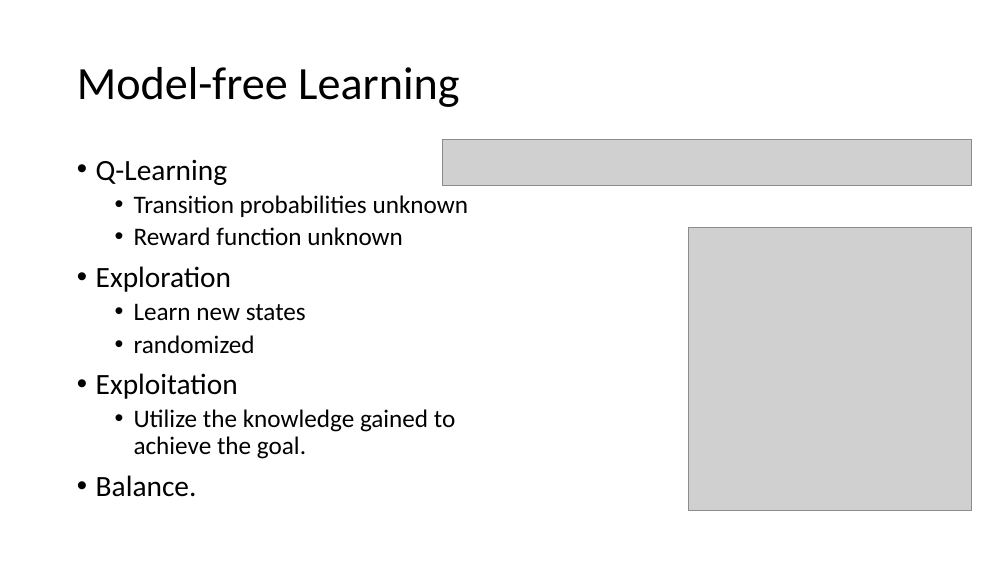
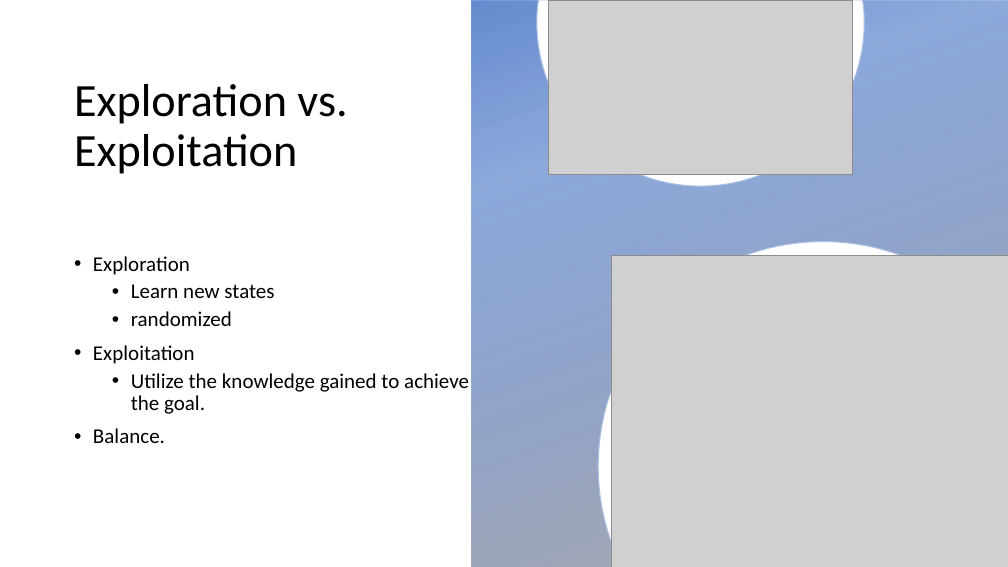
Before and after one commit to ameet123/rl_demo, a slide deck: slide 17 of RL.pptx (slide 12 before the commit). Drawn at 1008x567 pixels with LibreOffice and Linux fonts; fonts in the diff are those of the drawing; grey boxes stand for pictures; background and template pictures are left out. Boxes give left, top, right and bottom in pixels: in the first picture for what was removed or moved away, otherwise in the second. Text is boxed around its words. In the diff, an @@ line names an element or a change of style, - is before the commit and + after.

Commit message:
update slide

```diff
--- a/RL.pptx
+++ b/RL.pptx
@@ rectangle added at <box>472,0,1008,567</box>, fill gradient #4472C4 to #AFABAB @@
@@ freeform shape added at <box>537,0,864,186</box>, fill #FFFFFF, outline #AFABAB 1 pt @@
@@ picture added at <box>548,0,852,174</box> @@
@@ title added at <box>74,84,347,174</box>, 44 pt, text #000000 @@
+Exploration vs. Exploitation
@@ title removed at <box>77,67,459,107</box> @@
-Model-free Learning
@@ picture removed at <box>443,140,972,185</box> @@
@@ text at <box>96,159,469,246</box>: paragraphs removed @@
-• Q-Learning
-  • Transition probabilities unknown
-  • Reward function unknown
@@ text "Exploration": place and size @@
-text "Exploration" at <box>96,159,469,497</box>
+text "Exploration" at <box>93,256,469,443</box>
@@ text "Exploration" at <box>93,256,469,443</box>: size 28 to 20 pt in "Exploration", "Exploitation", "Balance."; size 24 to 20 pt in "Learn new states", "randomized", "Utilize the knowledge gained to achieve the ..."; vertical alignment top to middle @@
@@ freeform shape added at <box>598,242,1008,567</box>, fill #FFFFFF, outline #AFABAB 1 pt @@
@@ picture: place and size @@
-picture at <box>689,228,972,511</box>
+picture at <box>612,256,1008,567</box>
```
Also in this commit, not shown: 1 other slide changed, 6 slides added, 1 slide removed.
